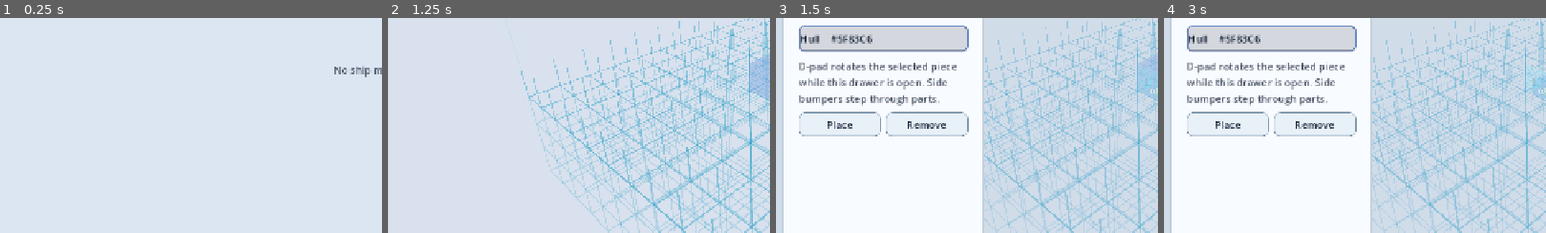
Above: before the commit, frames 1-4 (left to right).
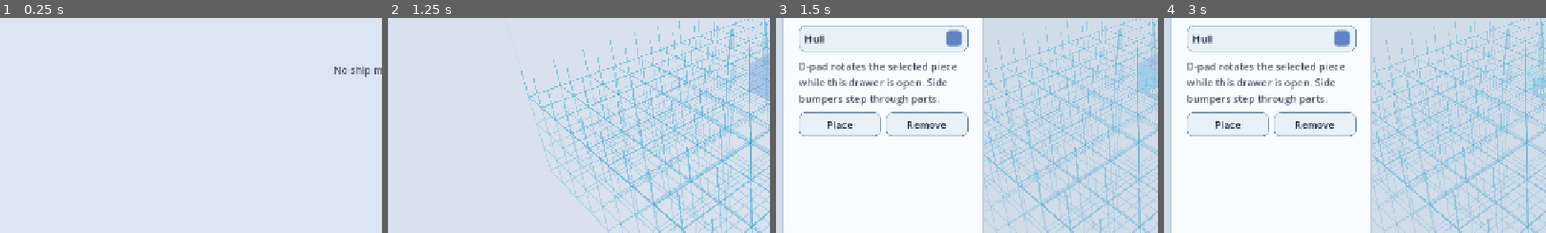
Above: after the commit, the same moments.

Repository: AkitaAttribute/SpaceMinerGame
Game: Godot game, scene res://main.tscn
The game is run twice, just before and just after one commit, with the same random seed, the same clock (stepped at 60 frames per second) and the same inputs.
Inputs:
- Up to frame 1 (0.25 s): no input
- Up to frame 2 (1.25 s): click "+ Add" at 0.5 s
- Up to frame 3 (1.5 s): click "Parts" at 1.25 s
- Up to frame 4 (3 s): click "Selected Cube" at 2 s; click "Half Sphere" at 2.75 s
The pictures show only the part of the screen within x 0-50%, y 39-89%; the shares and areas given below are measured in that part.

Frames 1-2 are identical in both runs. In frame 3, 5.2% of the frame differs, in the area x 6-51%, y 3-16%; in frame 4, 5.2%.

Commit message:
Show compact swatches beside part color slots

Diff:
--- a/scripts/main.gd
+++ b/scripts/main.gd
@@ -2336,28 +2336,31 @@
     for index in range(slot_names.size()):
         var color := _color_for_slot(index)
         var button := Button.new()
-        button.text = "%s    #%s" % [
-            slot_names[index],
-            color.to_html(false).to_upper(),
-        ]
+        button.text = slot_names[index]
         button.alignment = HORIZONTAL_ALIGNMENT_LEFT
         button.custom_minimum_size = Vector2(0.0, 44.0)
         button.size_flags_horizontal = Control.SIZE_EXPAND_FILL
         button.pressed.connect(_open_color_picker.bind(index))
 
-        var normal := StyleBoxFlat.new()
-        normal.bg_color = Color(0.08, 0.11, 0.16, 0.16)
-        normal.border_color = color
-        normal.set_border_width_all(2)
-        normal.set_corner_radius_all(8)
-        var hover := normal.duplicate() as StyleBoxFlat
-        hover.bg_color = Color(color.r, color.g, color.b, 0.13)
-        var pressed := normal.duplicate() as StyleBoxFlat
-        pressed.bg_color = Color(color.r, color.g, color.b, 0.22)
-
-        button.add_theme_stylebox_override("normal", normal)
-        button.add_theme_stylebox_override("hover", hover)
-        button.add_theme_stylebox_override("pressed", pressed)
+        # The drawer shows only the region name plus a compact swatch. The
+        # swatch deliberately reuses the exact popup swatch styling, just at a
+        # smaller size appropriate for the Parts drawer.
+        var swatch := Button.new()
+        swatch.text = ""
+        swatch.tooltip_text = (
+            "#"
+            + color.to_html(false).to_upper()
+        )
+        swatch.mouse_filter = Control.MOUSE_FILTER_IGNORE
+        swatch.focus_mode = Control.FOCUS_NONE
+        swatch.set_anchors_preset(Control.PRESET_TOP_RIGHT)
+        swatch.offset_left = -38.0
+        swatch.offset_top = 8.0
+        swatch.offset_right = -10.0
+        swatch.offset_bottom = 36.0
+        _set_color_button_style(swatch, color)
+        button.add_child(swatch)
+
         color_slots_container.add_child(button)
 
 
